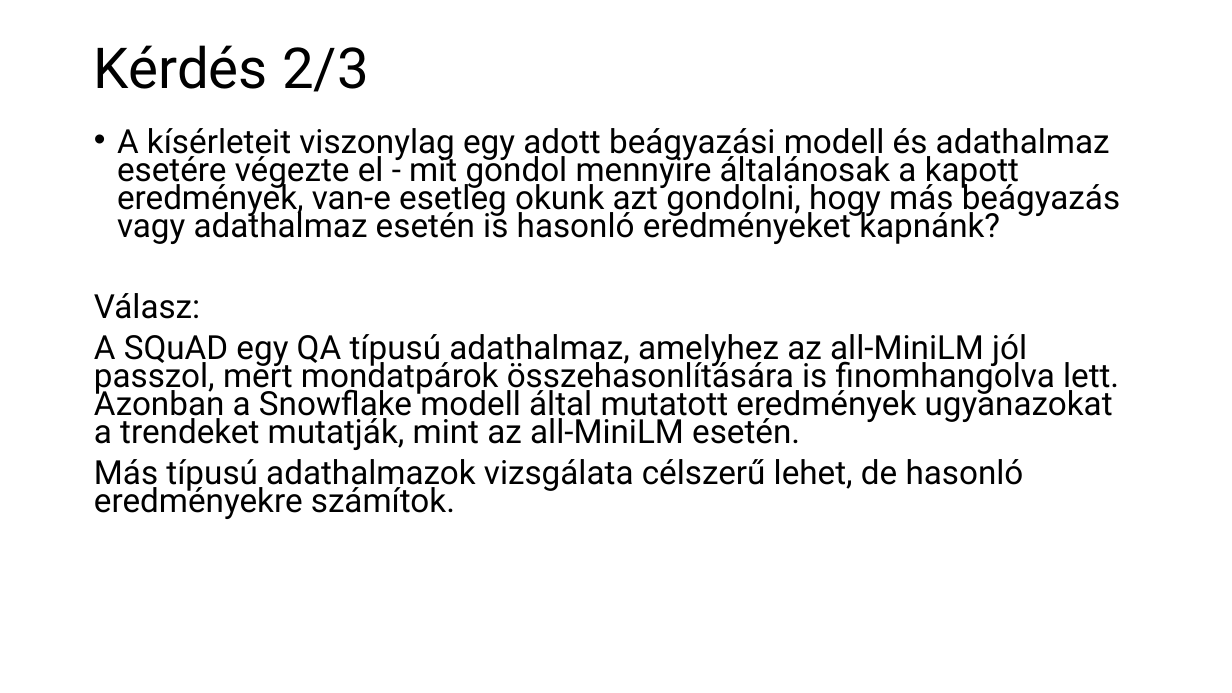
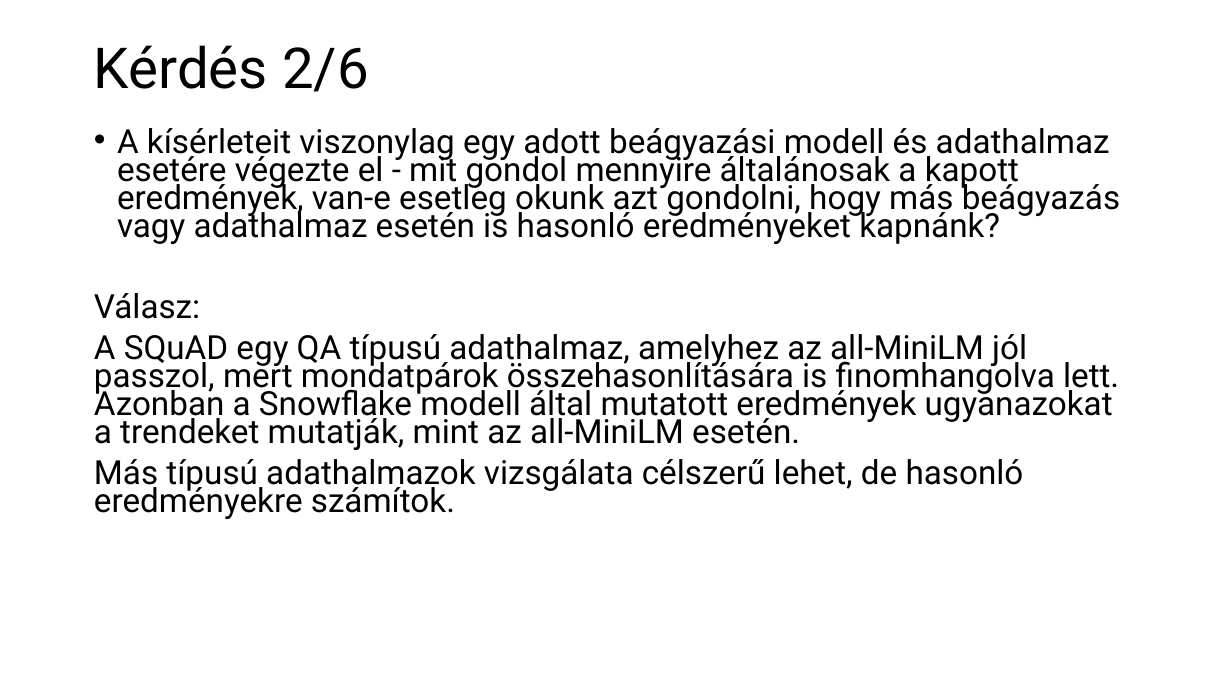
Before and after one commit to czotterbenedek/rag-onlineclustering-optimization, a slide deck: slide 25 of tdk/CzotterBenedek_TDK_javitott_2.0.pptx (slide 24 before the commit). Drawn at 1232x693 pixels with LibreOffice and Linux fonts; fonts in the diff are those of the drawing. Boxes give left, top, right and bottom in pixels: in the first picture for what was removed or moved away, otherwise in the second. Text is boxed around its words. In the diff, an @@ line names an element or a change of style, - is before the commit and + after.

```diff
--- a/tdk/CzotterBenedek_TDK_javitott_2.0.pptx
+++ b/tdk/CzotterBenedek_TDK_javitott_2.0.pptx
@@ title at (94,45,369,92): text changed @@
-Kérdés 2/3
+Kérdés 2/6
```
Also in this commit, not shown: 22 other slides changed, 8 slides added, 10 other files.
